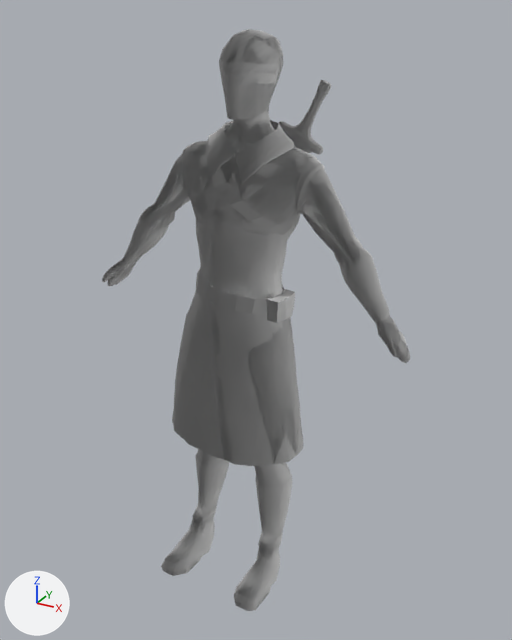
What one commit did to the glTF model public/assets/models/characters/npc.glb.
One viewpoint serves both versions: a 50 mm lens placed at (1.031, -1.789, 1.829), pointed at (0.03, 0.031, 0.919). Arrows for +X, +Y and +Z are at lower left; the lights stay in place. Where no turn or scale is listed for an object, it has been applied to the vertices. Vertices at the same position are counted once.

Script lines for the objects in view, before the commit:
```python
me_ceinture_cube_001mesh = bpy.data.meshes.new('ceinture_Cube.001mesh')
me_ceinture_cube_001mesh.from_pydata(...)  # 52 vertices, 74 faces; spans x -0.142..0.176, y -0.14..0.086, z 0.977..1.086
me_fourreau_planemesh = bpy.data.meshes.new('fourreau_Planemesh')
me_fourreau_planemesh.from_pydata(...)  # 34 vertices, 34 faces; spans x -0.139..0.176, y -0.136..0.138, z 1.228..1.485
me_model_001_circle_001mesh = bpy.data.meshes.new('model.001_Circle.001mesh')
me_model_001_circle_001mesh.from_pydata(...)  # 1356 vertices, 2657 faces; spans x -0.52..0.55, y -0.24..0.14, z -0.02..1.78
me_model_circlemesh = bpy.data.meshes.new('model_Circlemesh')
me_model_circlemesh.from_pydata(...)  # 1799 vertices, 3486 faces; spans x -0.55..0.55, y -0.24..0.14, z -0.02..1.78
me_sword_cubemesh = bpy.data.meshes.new('sword_Cubemesh')
me_sword_cubemesh.from_pydata(...)  # 178 vertices, 352 faces; spans x -0.168..0.204, y 0.118..0.168, z 0.904..1.645
ob_ceinture_cube_001 = bpy.data.objects.new('ceinture_Cube.001', me_ceinture_cube_001mesh)
ob_ceinture_cube_001.location = (0.0, 0.0, 0.0)
ob_fourreau_plane = bpy.data.objects.new('fourreau_Plane', me_fourreau_planemesh)
ob_fourreau_plane.location = (0.0, 0.0, 0.0)
ob_model_001_circle_001 = bpy.data.objects.new('model.001_Circle.001', me_model_001_circle_001mesh)
ob_model_001_circle_001.location = (0.0, 0.0, 0.0)
ob_model_circle = bpy.data.objects.new('model_Circle', me_model_circlemesh)
ob_model_circle.location = (0.0, 0.0, 0.0)
ob_sword_cube = bpy.data.objects.new('sword_Cube', me_sword_cubemesh)
ob_sword_cube.location = (0.0, 0.0, 0.0)
```
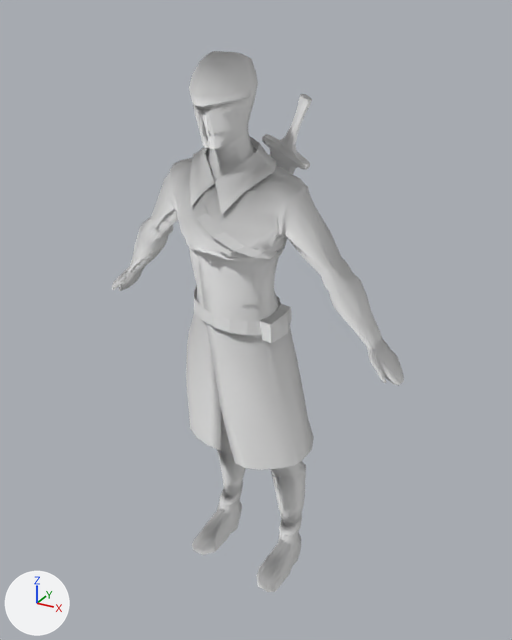
Commit message: New model npc

Where the newer file only moved an object's origin or applied its transform, the numbers keep the older frame.

Location of each change, [x1, y1, x2, y2] in pixels of the pictures (512 x 640 px; the box of a moved part takes in the faces that stretch with it):
'model_Circle', reshaped (7% shorter)
    before: [102, 30, 410, 611]
    after: [112, 51, 404, 592]
'model.001_Circle.001', deleted
    before: [120, 29, 407, 607]
'ceinture_Cube.001', reshaped
    before: [196, 268, 295, 323]
    after: [194, 286, 292, 343]
'sword_Cube', reshaped
    before: [279, 80, 331, 154]
    after: [262, 94, 312, 175]
part 2 of me_fourreau_planemesh, moved or reshaped
    before: [206, 138, 296, 235]
    after: [189, 159, 285, 259]

Patch to the scene script:
```diff
--- a/public/assets/models/characters/npc.glb.py
+++ b/public/assets/models/characters/npc.glb.py
@@ me_ceinture_cube_001mesh @@
 me_ceinture_cube_001mesh.from_pydata(...)  # 52 vertices, 74 faces; spans x -0.142..0.176, y -0.14..0.086, z 0.977..1.086
 # used by ob_ceinture_cube_001; location = (0.0, 0.0, 0.0)
+# me_ceinture_cube_001mesh part 1: the whole mesh is multiplied about its middle by the matrix ((0.995, 0.099, -0.01), (-0.099, 0.977, -0.189), (-0.009, 0.189, 0.982)), then moved by (0.0, -0.02, -0.046)
@@ me_fourreau_planemesh @@
 me_fourreau_planemesh.from_pydata(...)  # 34 vertices, 34 faces; spans x -0.139..0.176, y -0.136..0.138, z 1.228..1.485
 # used by ob_fourreau_plane; location = (0.0, 0.0, 0.0)
+# me_fourreau_planemesh part 2: the whole mesh is multiplied about its middle by the matrix ((0.995, 0.099, -0.01), (-0.099, 0.977, -0.189), (-0.009, 0.189, 0.982)), then moved by (0.0, -0.082, -0.046)
@@ me_model_circlemesh @@
 me_model_circlemesh.from_pydata(...)  # 1799 vertices, 3486 faces; spans x -0.55..0.55, y -0.24..0.14, z -0.02..1.78
 # used by ob_model_circle
+# me_model_circlemesh part 3: the whole mesh is multiplied about its middle by the matrix ((0.995, 0.099, -0.01), (-0.099, 0.977, -0.189), (-0.009, 0.189, 0.982)), then moved by (0.0, 0.01, -0.05)
@@ me_sword_cubemesh @@
 me_sword_cubemesh.from_pydata(...)  # 178 vertices, 352 faces; spans x -0.168..0.204, y 0.118..0.168, z 0.904..1.645
 # used by ob_sword_cube; location = (0.0, 0.0, 0.0)
+# me_sword_cubemesh part 4: the whole mesh is multiplied about its middle by the matrix ((0.995, 0.099, -0.01), (-0.099, 0.977, -0.189), (-0.009, 0.189, 0.982)), then moved by (0.015, -0.07, -0.018)
@@ ob_model_001_circle_001 @@
-ob_model_001_circle_001 = bpy.data.objects.new('model.001_Circle.001', me_model_001_circle_001mesh)
-ob_model_001_circle_001.location = (0.0, 0.0, 0.0)
```
